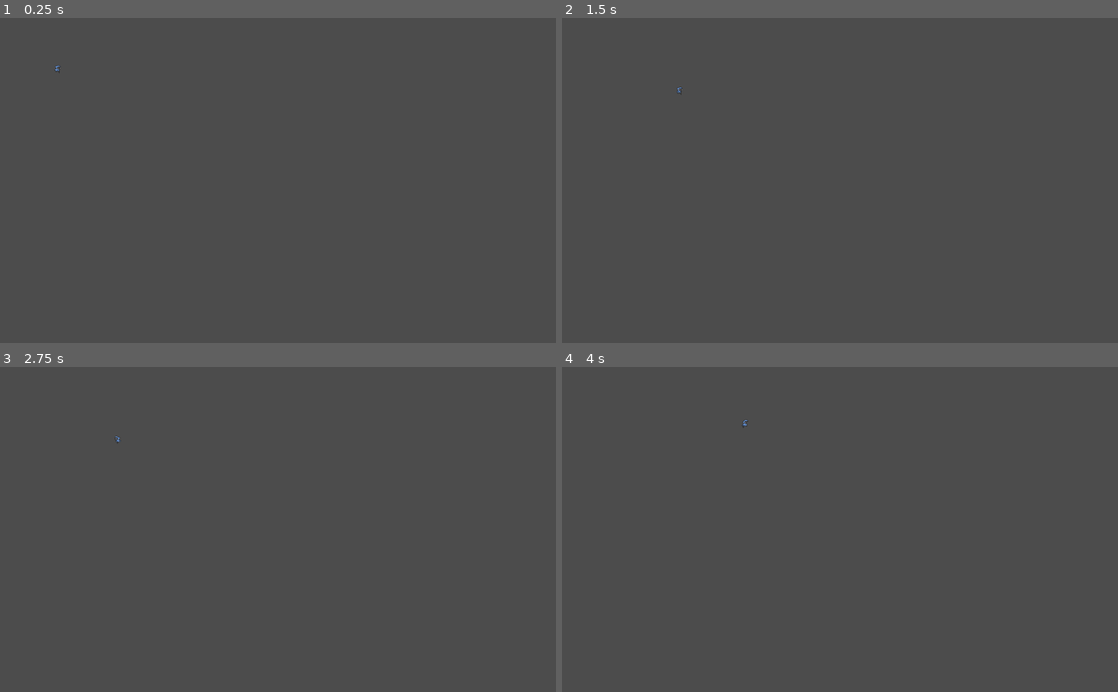
Above: before the commit, frames 1-4 (two rows, left to right).
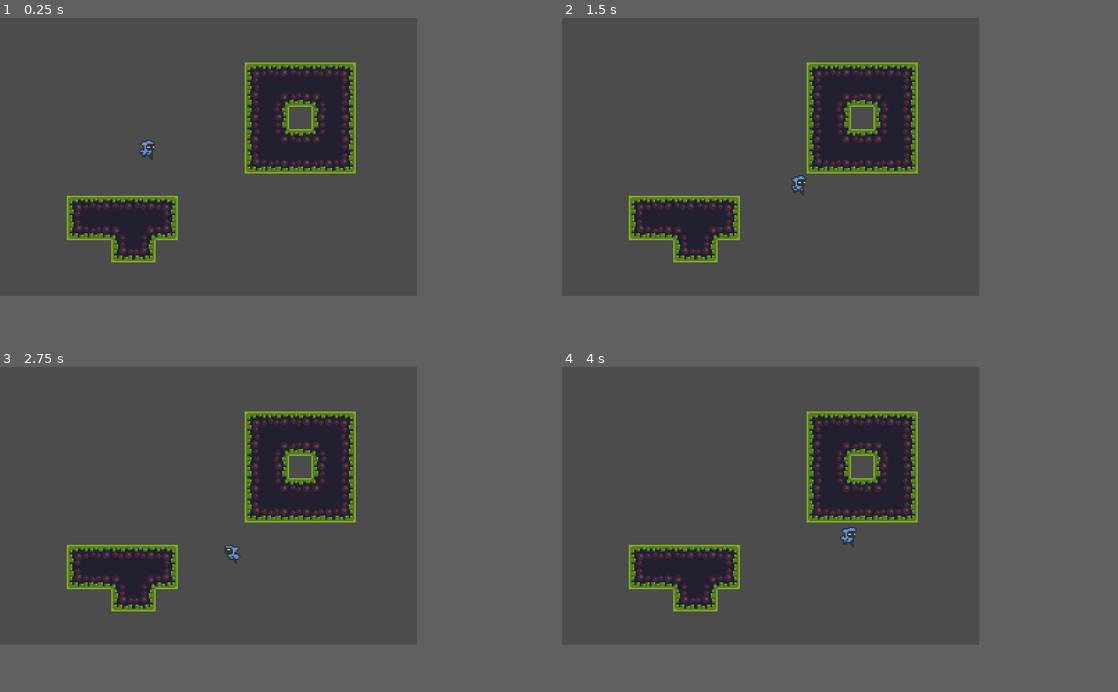
Above: after the commit, the same moments.

Repository: Mike149x/2DGameDraft
Game: Godot game, scene res://Scenes/MainScene.tscn
Two runs of this game, one before a commit and one after it. Both use one fixed random seed, a clock stepped at 60 frames per second and the inputs below.
Inputs:
- Up to frame 1 (0.25 s): no input
- Up to frame 2 (1.5 s): hold D (right) from 0.53 s (still down); tap Space (jump) at 0.6, 0.77, 1.07, 1.35 s
- Up to frame 3 (2.75 s): tap Space (jump) at 1.52, 1.82, 2.1 s; release D (right) at 2.03 s; hold A (left) from 2.03 s (still down)
- Up to frame 4 (4 s): release A (left) at 2.78 s; hold D (right) from 2.78 s (still down); tap Space (jump) at 2.85, 3.02, 3.32, 3.6, 3.77 s
In our replay, the window is 800x468 before the commit and 600x400 after it. These sizes can differ from the game's own. Grey fills any space a smaller window leaves; there, only what the larger window draws over its background counts as a difference.

The runs differ from the first frame. In frame 1, 9.8% of the frame differs, in the area x 9-64%, y 13-76%; in frame 2, 9.8%; in frame 3, 9.7%; in frame 4, 9.8%, in the area x 12-64%, y 13-76%.

Commit message:
Adding a tileset, and commenting

Diff:
--- a/2DGameDraft/Scenes/MainScene.tscn
+++ b/2DGameDraft/Scenes/MainScene.tscn
@@ -1,9 +1,189 @@
-[gd_scene load_steps=3 format=2]
+[gd_scene load_steps=22 format=2]
 
 [ext_resource path="res://Scenes/PlayerCharacter.tscn" type="PackedScene" id=1]
+[ext_resource path="res://Sprites/tileset.png" type="Texture" id=2]
 
 [sub_resource type="RectangleShape2D" id=1]
 extents = Vector2( 450.25, 10 )
+
+[sub_resource type="ConvexPolygonShape2D" id=3]
+points = PoolVector2Array( 0, 0, 16, 0, 16, 16, 0, 16 )
+
+[sub_resource type="ConvexPolygonShape2D" id=4]
+points = PoolVector2Array( 0, 0, 16, 0, 16, 16, 0, 16 )
+
+[sub_resource type="ConvexPolygonShape2D" id=5]
+points = PoolVector2Array( 0, 0, 16, 0, 16, 16, 0, 16 )
+
+[sub_resource type="ConvexPolygonShape2D" id=6]
+points = PoolVector2Array( 0, 0, 16, 0, 16, 16, 0, 16 )
+
+[sub_resource type="ConvexPolygonShape2D" id=7]
+points = PoolVector2Array( 0, 0, 16, 0, 16, 16, 0, 16 )
+
+[sub_resource type="ConvexPolygonShape2D" id=8]
+points = PoolVector2Array( 0, 0, 16, 0, 16, 16, 0, 16 )
+
+[sub_resource type="ConvexPolygonShape2D" id=9]
+points = PoolVector2Array( 0, 0, 16, 0, 16, 16, 0, 16 )
+
+[sub_resource type="ConvexPolygonShape2D" id=10]
+points = PoolVector2Array( 0, 0, 16, 0, 16, 16, 0, 16 )
+
+[sub_resource type="ConvexPolygonShape2D" id=11]
+points = PoolVector2Array( 0, 0, 16, 0, 16, 16, 0, 16 )
+
+[sub_resource type="ConvexPolygonShape2D" id=12]
+points = PoolVector2Array( 0, 0, 16, 0, 16, 16, 0, 16 )
+
+[sub_resource type="ConvexPolygonShape2D" id=13]
+points = PoolVector2Array( 0, 0, 16, 0, 16, 16, 0, 16 )
+
+[sub_resource type="ConvexPolygonShape2D" id=14]
+points = PoolVector2Array( 0, 0, 16, 0, 16, 16, 0, 16 )
+
+[sub_resource type="ConvexPolygonShape2D" id=15]
+points = PoolVector2Array( 0, 0, 16, 0, 16, 16, 0, 16 )
+
+[sub_resource type="ConvexPolygonShape2D" id=16]
+points = PoolVector2Array( 0, 0, 16, 0, 16, 16, 0, 16 )
+
+[sub_resource type="ConvexPolygonShape2D" id=17]
+points = PoolVector2Array( 0, 0, 16, 0, 16, 16, 0, 16 )
+
+[sub_resource type="ConvexPolygonShape2D" id=18]
+points = PoolVector2Array( 0, 0, 16, 0, 16, 16, 0, 16 )
+
+[sub_resource type="ConvexPolygonShape2D" id=19]
+points = PoolVector2Array( 0, 0, 16, 0, 16, 16, 0, 16 )
+
+[sub_resource type="TileSet" id=2]
+0/name = "tileset.png 0"
+0/texture = ExtResource( 2 )
+0/tex_offset = Vector2( 0, 0 )
+0/modulate = Color( 1, 1, 1, 1 )
+0/region = Rect2( 0, 0, 96, 48 )
+0/tile_mode = 1
+0/autotile/bitmask_mode = 0
+0/autotile/bitmask_flags = [ Vector2( 0, 0 ), 256, Vector2( 0, 1 ), 260, Vector2( 0, 2 ), 4, Vector2( 1, 0 ), 320, Vector2( 1, 1 ), 325, Vector2( 1, 2 ), 5, Vector2( 2, 0 ), 64, Vector2( 2, 1 ), 65, Vector2( 2, 2 ), 1, Vector2( 3, 0 ), 69, Vector2( 3, 1 ), 65, Vector2( 3, 2 ), 321, Vector2( 4, 0 ), 5, Vector2( 4, 2 ), 320, Vector2( 5, 0 ), 261, Vector2( 5, 1 ), 260, Vector2( 5, 2 ), 324 ]
+0/autotile/icon_coordinate = Vector2( 0, 0 )
+0/autotile/tile_size = Vector2( 16, 16 )
+0/autotile/spacing = 0
+0/autotile/occluder_map = [  ]
+0/autotile/navpoly_map = [  ]
+0/autotile/priority_map = [  ]
+0/autotile/z_index_map = [  ]
+0/occluder_offset = Vector2( 0, 0 )
+0/navigation_offset = Vector2( 0, 0 )
+0/shape_offset = Vector2( 0, 0 )
+0/shape_transform = Transform2D( 1, 0, 0, 1, 0, 0 )
+0/shape = SubResource( 3 )
+0/shape_one_way = false
+0/shape_one_way_margin = 1.0
+0/shapes = [ {
+"autotile_coord": Vector2( 0, 0 ),
+"one_way": false,
+"one_way_margin": 1.0,
+"shape": SubResource( 3 ),
+"shape_transform": Transform2D( 1, 0, 0, 1, 0, 0 )
+}, {
+"autotile_coord": Vector2( 1, 0 ),
+"one_way": false,
+"one_way_margin": 1.0,
+"shape": SubResource( 4 ),
+"shape_transform": Transform2D( 1, 0, 0, 1, 0, 0 )
+}, {
+"autotile_coord": Vector2( 2, 0 ),
+"one_way": false,
+"one_way_margin": 1.0,
+"shape": SubResource( 5 ),
+"shape_transform": Transform2D( 1, 0, 0, 1, 0, 0 )
+}, {
+"autotile_coord": Vector2( 0, 1 ),
+"one_way": false,
+"one_way_margin": 1.0,
+"shape": SubResource( 6 ),
+"shape_transform": Transform2D( 1, 0, 0, 1, 0, 0 )
+}, {
+"autotile_coord": Vector2( 1, 1 ),
+"one_way": false,
+"one_way_margin": 1.0,
+"shape": SubResource( 7 ),
+"shape_transform": Transform2D( 1, 0, 0, 1, 0, 0 )
+}, {
+"autotile_coord": Vector2( 2, 1 ),
+"one_way": false,
+"one_way_margin": 1.0,
+"shape": SubResource( 8 ),
+"shape_transform": Transform2D( 1, 0, 0, 1, 0, 0 )
+}, {
+"autotile_coord": Vector2( 2, 2 ),
+"one_way": false,
+"one_way_margin": 1.0,
+"shape": SubResource( 9 ),
+"shape_transform": Transform2D( 1, 0, 0, 1, 0, 0 )
+}, {
+"autotile_coord": Vector2( 1, 2 ),
+"one_way": false,
+"one_way_margin": 1.0,
+"shape": SubResource( 10 ),
+"shape_transform": Transform2D( 1, 0, 0, 1, 0, 0 )
+}, {
+"autotile_coord": Vector2( 0, 2 ),
+"one_way": false,
+"one_way_margin": 1.0,
+"shape": SubResource( 11 ),
+"shape_transform": Transform2D( 1, 0, 0, 1, 0, 0 )
+}, {
+"autotile_coord": Vector2( 3, 0 ),
+"one_way": false,
+"one_way_margin": 1.0,
+"shape": SubResource( 12 ),
+"shape_transform": Transform2D( 1, 0, 0, 1, 0, 0 )
+}, {
+"autotile_coord": Vector2( 4, 0 ),
+"one_way": false,
+"one_way_margin": 1.0,
+"shape": SubResource( 13 ),
+"shape_transform": Transform2D( 1, 0, 0, 1, 0, 0 )
+}, {
+"autotile_coord": Vector2( 5, 0 ),
+"one_way": false,
+"one_way_margin": 1.0,
+"shape": SubResource( 14 ),
+"shape_transform": Transform2D( 1, 0, 0, 1, 0, 0 )
+}, {
+"autotile_coord": Vector2( 5, 1 ),
+"one_way": false,
+"one_way_margin": 1.0,
+"shape": SubResource( 15 ),
+"shape_transform": Transform2D( 1, 0, 0, 1, 0, 0 )
+}, {
+"autotile_coord": Vector2( 5, 2 ),
+"one_way": false,
+"one_way_margin": 1.0,
+"shape": SubResource( 16 ),
+"shape_transform": Transform2D( 1, 0, 0, 1, 0, 0 )
+}, {
+"autotile_coord": Vector2( 4, 2 ),
+"one_way": false,
+"one_way_margin": 1.0,
+"shape": SubResource( 17 ),
+"shape_transform": Transform2D( 1, 0, 0, 1, 0, 0 )
+}, {
+"autotile_coord": Vector2( 3, 2 ),
+"one_way": false,
+"one_way_margin": 1.0,
+"shape": SubResource( 18 ),
+"shape_transform": Transform2D( 1, 0, 0, 1, 0, 0 )
+}, {
+"autotile_coord": Vector2( 3, 1 ),
+"one_way": false,
+"one_way_margin": 1.0,
+"shape": SubResource( 19 ),
+"shape_transform": Transform2D( 1, 0, 0, 1, 0, 0 )
+} ]
+0/z_index = 0
 
 [node name="MainScene" type="Node2D"]
 
@@ -15,3 +195,9 @@
 [node name="CollisionShape2D" type="CollisionShape2D" parent="StaticBody2D"]
 position = Vector2( 502.75, 152 )
 shape = SubResource( 1 )
+
+[node name="TileMap" type="TileMap" parent="."]
+tile_set = SubResource( 2 )
+cell_size = Vector2( 16, 16 )
+format = 1
+tile_data = PoolIntArray( 131083, 0, 0, 131084, 0, 131076, 131085, 0, 131076, 131086, 0, 1, 131087, 0, 2, 196619, 0, 65536, 196620, 0, 3, 196621, 0, 131073, 196622, 0, 5, 196623, 0, 65539, 262155, 0, 65541, 262156, 0, 65539, 262158, 0, 65536, 262159, 0, 65538, 327691, 0, 65541, 327692, 0, 131075, 327693, 0, 131076, 327694, 0, 131077, 327695, 0, 65539, 393227, 0, 131072, 393228, 0, 4, 393229, 0, 4, 393230, 0, 4, 393231, 0, 131074, 524291, 0, 0, 524292, 0, 1, 524293, 0, 131076, 524294, 0, 131076, 524295, 0, 2, 589827, 0, 131072, 589828, 0, 131073, 589829, 0, 5, 589830, 0, 3, 589831, 0, 131074, 655365, 0, 131072, 655366, 0, 131074 )
--- a/2DGameDraft/Scenes/PlayerCharacter.gd
+++ b/2DGameDraft/Scenes/PlayerCharacter.gd
@@ -5,26 +5,27 @@
 export (int) var gravity = 400
 export (int) var slide_speed = 400
 
-var velocity = Vector2.ZERO
+var velocity = Vector2.ZERO    #On start - standing still
 
 export (float) var friction = 10
 export (float) var acceleration = 25
 
 enum state {IDLE, RUNNING, PUSHING, ROLLING, JUMP, STARTJUMP, FALL, ATTACK}
 
-onready var player_state = state.IDLE
+onready var player_state = state.IDLE   #On start - state: idle
 
 
 func _ready():
-	$AnimationPlayer.play("idle")
+	$AnimationPlayer.play("idle")        #testing animationplayer
 	pass
 
 func update_animation(anim):
-	if velocity.x < 0:
+	if velocity.x < 0:                 #if going left, then flip direction of sprite and animations
 		$Sprite.flip_h = true
 	elif velocity.x > 0:
 		$Sprite.flip_h = false
-	match(anim):
+
+	match(anim):                                    #assigning animations to states
 		state.FALL:
 			$AnimationPlayer.play("fall")
 		state.ATTACK:
@@ -45,32 +46,33 @@
 			velocity.y = jump_speed
 
 func get_input():
-	var dir = Input.get_action_strength("right") - Input.get_action_strength("left")
+	var dir = Input.get_action_strength("right") - Input.get_action_strength("left")     #determine player going left or right based on input
 	#print(dir)
 	if dir != 0:
-		velocity.x = move_toward(velocity.x, dir*speed, acceleration)
+		velocity.x = move_toward(velocity.x, dir*speed, acceleration)   #if moving, then acclerate to max speed
 	else:
-		velocity.x = move_toward(velocity.x, 0, friction)
+		velocity.x = move_toward(velocity.x, 0, friction)    #if not moving, slow to stop via friction
 
 
-func _physics_process(delta):
+func _physics_process(delta):        #checks every frame
 	get_input()
 	print(is_on_floor())
+
 	if velocity == Vector2.ZERO:                                      #if not moving, IDLE STATE
 		player_state = state.IDLE
 	if Input.is_action_just_pressed("jump") and is_on_floor():      #if space pressed, and is on floor, STARTJUMP STATE
 		player_state = state.STARTJUMP
-	elif velocity.x != 0:
+	elif velocity.x != 0:                #if moving, the play run animation
 		player_state = state.RUNNING
 
-	if not is_on_floor():                #If in the air, -v = fall, +v = jump (y axis is reversed in GODOT)
+	if not is_on_floor():                #If in the air, -velocityY = fall, +velocityY = jump (y axis is reversed in GODOT)
 		if velocity.y < 0:
 			player_state = state.JUMP
 		if velocity.y > 0:
 			player_state = state.FALL
 
 	handle_state(player_state)
-	update_animation(player_state)
+	update_animation(player_state)   #when called on, this function plays the animation of the state the player is in
 	#set gravity
-	velocity.y += gravity * delta
-	velocity = move_and_slide(velocity, Vector2.UP)
+	velocity.y += gravity * delta                   #gravity is constant, so player in air will always fall
+	velocity = move_and_slide(velocity, Vector2.UP)  #This makes the character actually move according to inputs
--- a/2DGameDraft/project.godot
+++ b/2DGameDraft/project.godot
@@ -13,6 +13,15 @@
 config/name="2dGameDraft"
 run/main_scene="res://Scenes/MainScene.tscn"
 config/icon="res://icon.png"
+
+[display]
+
+window/size/width=300
+window/size/height=200
+window/size/test_width=1200
+window/size/test_height=800
+window/stretch/mode="2d"
+window/stretch/aspect="keep"
 
 [importer_defaults]
 
Binary file added: 2DGameDraft/Sprites/tileset.png
Not shown, added: 2DGameDraft/Sprites/tileset.png.import
